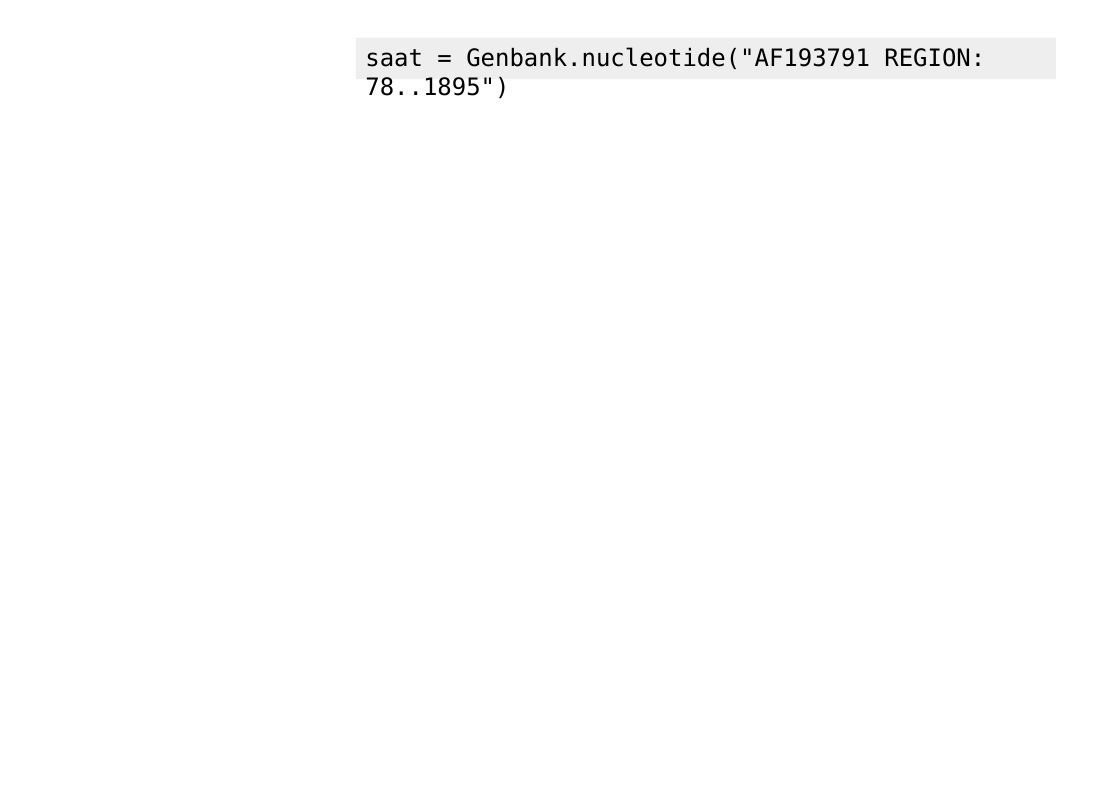
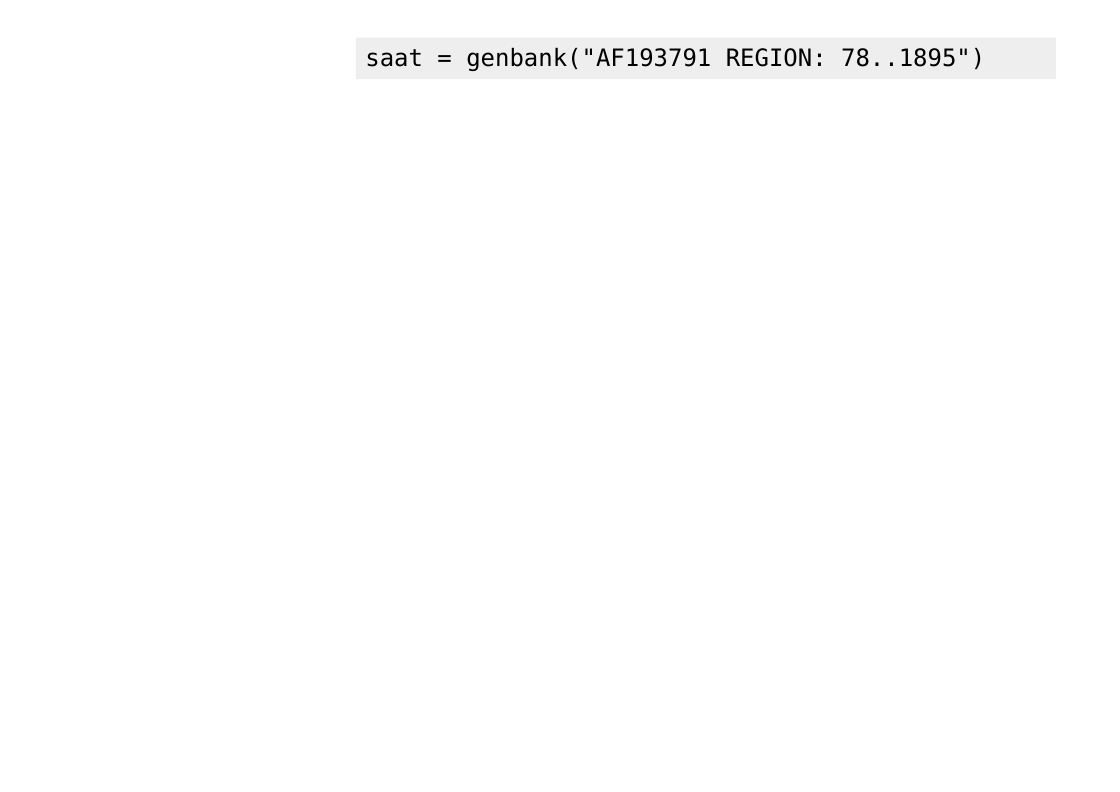
Before and after one commit to BjornFJohansson/pydna-examples, a slide deck: slide 2 of strawberry aat/saat_cloning2.odp (slide 3 before the commit). Drawn at 1120x792 pixels with LibreOffice and Linux fonts; fonts in the diff are those of the drawing; background and template pictures are left out. Boxes give left, top, right and bottom in pixels: in the first picture for what was removed or moved away, otherwise in the second. Text is boxed around its words. In the diff, an @@ line names an element or a change of style, - is before the commit and + after.

```diff
--- a/strawberry aat/saat_cloning2.odp
+++ b/strawberry aat/saat_cloning2.odp
@@ text in rectangle at (x1=365, y1=47, x2=985, y2=71): text changed @@
-saat = Genbank.nucleotide("AF193791 REGION: 78..1895")
+saat = genbank("AF193791 REGION: 78..1895")
```
Also in this commit, not shown: 9 other slides changed, 1 slide removed, 5 other files.
